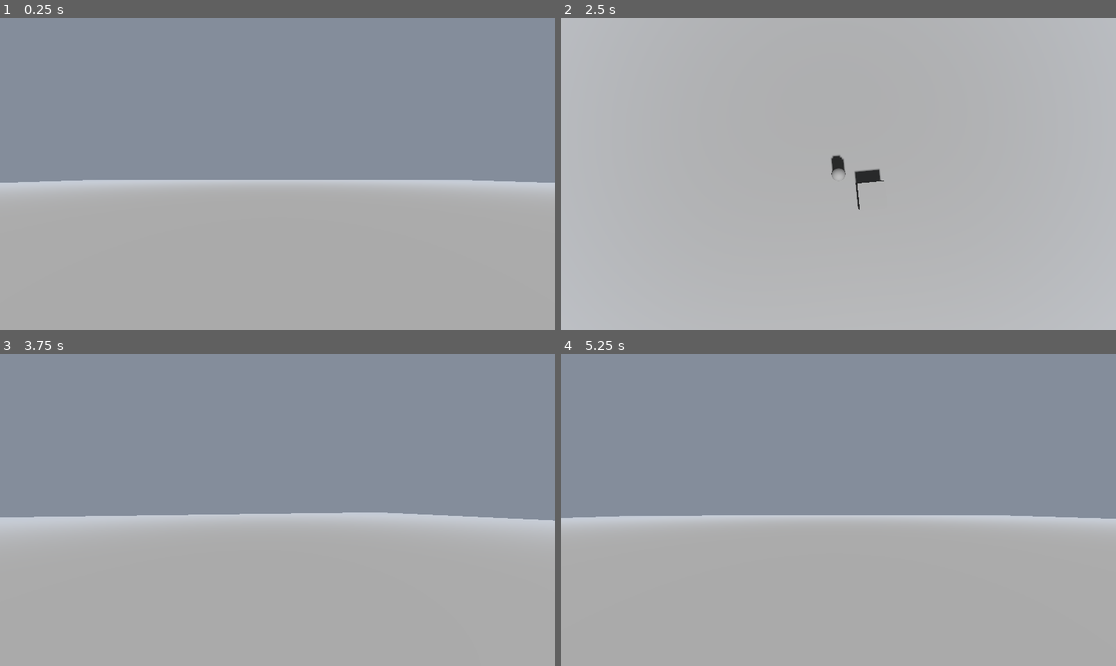
Above: before the commit, frames 1-4 (two rows, left to right).
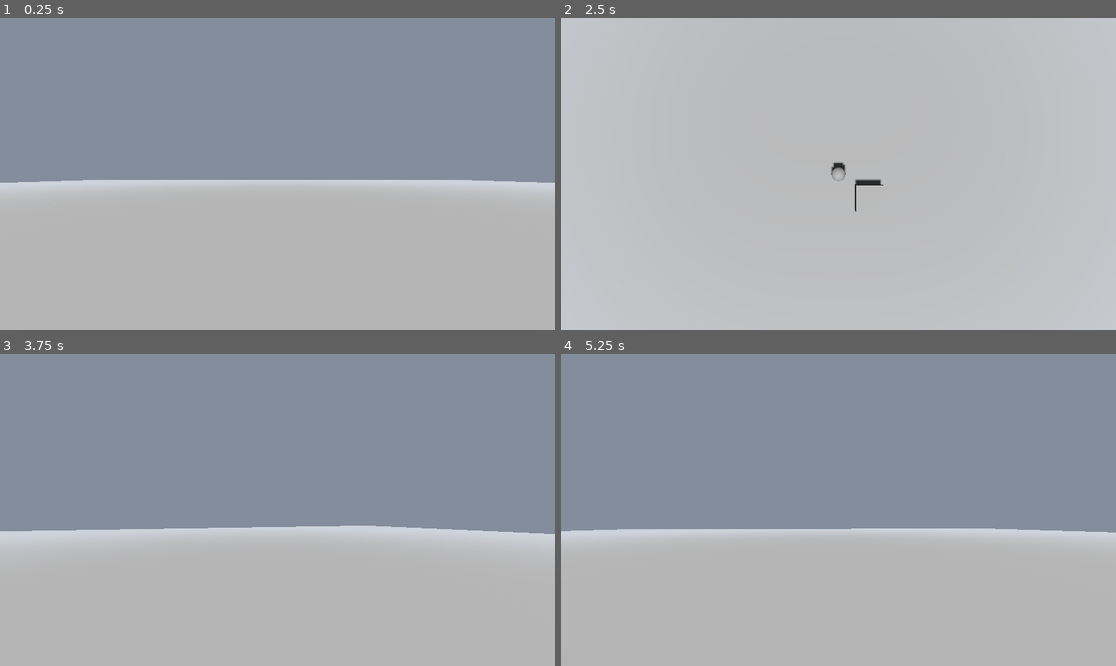
Above: after the commit, the same moments.

Repository: Tinigame/UPT-game-project
Game: Godot game, scene res://Scenes/world.tscn
Two runs of this game, one before a commit and one after it. Both use one fixed random seed, a clock stepped at 60 frames per second and the inputs below.
Inputs (mouse positions are in pixels of both pictures, inside the frame that each line leads up to):
- Up to frame 1 (0.25 s): no input
- Up to frame 2 (2.5 s): tap Enter at 0.5 s; move the mouse to (866, 174) at 0.52 s; tap A (A) at 0.6 s; tap D (D) at 0.8, 1.35 s; tap Space (space) at 1.25 s; move the mouse to (810, 174) at 1.27 s; tap S (S) at 1.55, 2.1 s; move the mouse to (849, 167) at 2.02 s; tap B (switchcam) at 2.3 s
- Up to frame 3 (3.75 s): tap Enter at 2.75 s; move the mouse to (271, 516) at 2.77 s; tap B (switchcam) at 2.85 s; tap A (A) at 3.05, 3.6 s; tap Space (space) at 3.5 s; move the mouse to (316, 513) at 3.52 s
- Up to frame 4 (5.25 s): tap D (D) at 3.8, 4.35 s; move the mouse to (794, 506) at 4.27 s; tap S (S) at 4.55, 5.1 s; tap Enter at 5 s; move the mouse to (844, 510) at 5.02 s

The runs differ from the first frame. In frame 2, 0.3% of the frame differs, in the area x 48-59%, y 43-63%; in frame 3, 7.9%, in the area x 0-100%, y 50-62%; in frame 4, 7.2%.

Commit message:
buildmode camera addition

Diff:
--- a/Scenes/world.tscn
+++ b/Scenes/world.tscn
@@ -1,7 +1,6 @@
-[gd_scene load_steps=10 format=3 uid="uid://cvlfsbayttnbq"]
+[gd_scene load_steps=9 format=3 uid="uid://cvlfsbayttnbq"]
 
 [ext_resource type="Script" uid="uid://bfksnyjj8k63a" path="res://Scripts/playermove.gd" id="1_a02cp"]
-[ext_resource type="Script" uid="uid://cphm8xxjf5r84" path="res://Scripts/top_camera.gd" id="2_go701"]
 
 [sub_resource type="Environment" id="Environment_a02cp"]
 fog_enabled = true
@@ -27,9 +26,10 @@
 [node name="World" type="Node3D"]
 
 [node name="DirectionalLight3D" type="DirectionalLight3D" parent="."]
-transform = Transform3D(1, 0, 0, 0, 0.58883, 0.808257, 0, -0.808257, 0.58883, 0, 3.51138, 0)
+transform = Transform3D(1, 0, 0, 0, 0.350502, 0.936562, 0, -0.936562, 0.350502, 0, 3.51138, 0)
 shadow_enabled = true
-directional_shadow_max_distance = 20.0
+directional_shadow_max_distance = 50.0
+directional_shadow_pancake_size = 0.0
 
 [node name="WorldEnvironment" type="WorldEnvironment" parent="."]
 environment = SubResource("Environment_a02cp")
@@ -64,7 +64,6 @@
 [node name="Top camera" type="Camera3D" parent="Player"]
 transform = Transform3D(1, 0, 0, 0, -4.37114e-08, 1, 0, -1, -4.37114e-08, 0, 15, 0)
 size = 15.0
-script = ExtResource("2_go701")
 
 [node name="CollisionShape3D" type="CollisionShape3D" parent="Player"]
 shape = SubResource("CapsuleShape3D_a02cp")
--- a/Scripts/playermove.gd
+++ b/Scripts/playermove.gd
@@ -6,6 +6,7 @@
 const SPEED = 10.0
 const JUMP_VELOCITY = 5
 var MOUSE_SENSITIVITY = 0.002
+var buildmode = false
 
 # Get the gravity from the project settings to be synced with RigidDynamicBody nodes.
 var gravity = ProjectSettings.get_setting("physics/3d/default_gravity")
@@ -15,7 +16,7 @@
 
 func _input(event):
 	#Camera rotation
-	if event is InputEventMouseMotion:
+	if event is InputEventMouseMotion and buildmode == false:
 		rotate_y(-event.relative.x * MOUSE_SENSITIVITY)
 		camera.rotate_x(-event.relative.y * MOUSE_SENSITIVITY)
 		camera.rotation.x = clamp(camera.rotation.x, -PI/2, PI/2)
@@ -32,9 +33,15 @@
 		get_tree().quit()
 	if Input.is_action_just_pressed("switchcam"):
 		if camera.current == true:
+			rotation = Vector3(0, 0, 0)
+			tcamera.rotation_degrees = Vector3(-90, 0, 0)
 			tcamera.current = true
+			buildmode = true
+			Input.mouse_mode = Input.MOUSE_MODE_VISIBLE
 		elif tcamera.current == true:
 			camera.current = true
+			buildmode = false
+			Input.mouse_mode = Input.MOUSE_MODE_CAPTURED
 
 	# Get the input direction and handle the movement/deceleration.
 	# As good practice, you should replace UI actions with custom gameplay actions.
--- a/Scripts/top_camera.gd
+++ /dev/null
@@ -1,4 +0,0 @@
-extends Camera3D
-
-func _physics_process(delta: float) -> void:
-	pass
Not shown, removed: Scripts/top_camera.gd.uid
